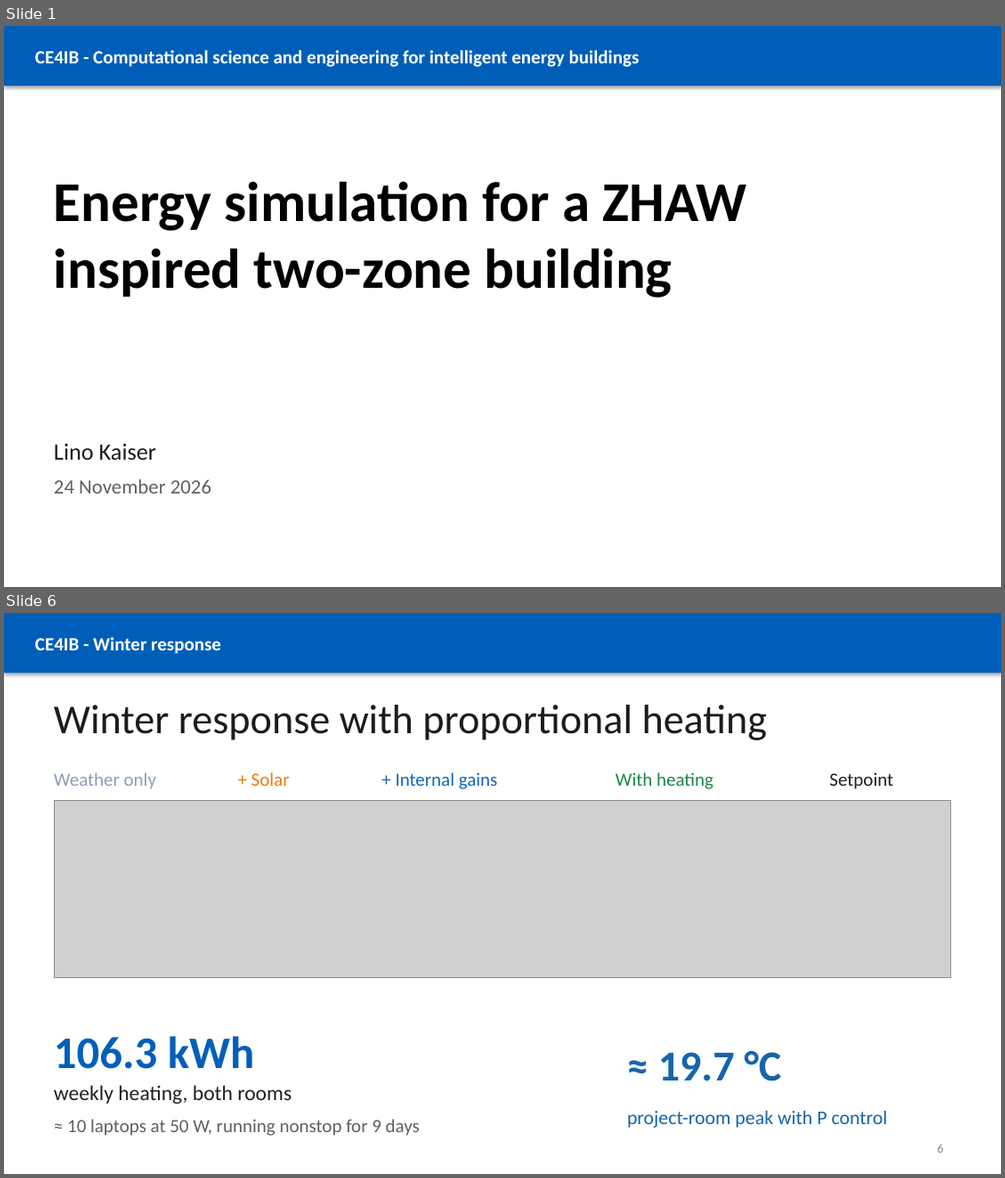
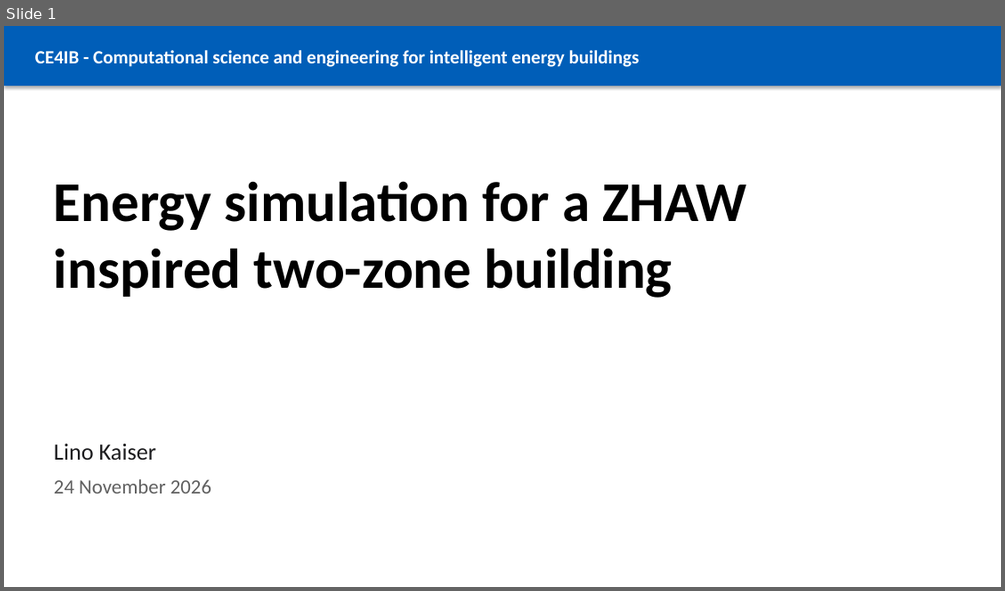
Before and after one commit to linokaiser/CE4IB, a slide deck: presentations/CE4IB_Building_Energy_Simulation.pptx. Shown one above the other, each under a label of ours: slides 1 and 6 before the commit, slide 1 after it; the slides between them are not shown. The pictures are 1005x1178 and 1005x591 pixels, drawn with LibreOffice and Linux fonts; fonts in the diff are those of the drawing; grey boxes stand for pictures. Boxes give left, top, right and bottom in pixels: in the first picture for what was removed or moved away, otherwise in the second. Text is boxed around its words. In the diff, an @@ line names an element or a change of style, - is before the commit and + after.

Commit message:
added p controller, updated präsi

```diff
--- a/presentations/CE4IB_Building_Energy_Simulation.pptx
+++ b/presentations/CE4IB_Building_Energy_Simulation.pptx
@@ slide 6 removed at (4, 613, 1001, 1174), background #FFFFFF @@
@@ rectangle removed at (4, 613, 1001, 673) @@
@@ text removed at (35, 637, 221, 654) @@
-CE4IB - Winter response
@@ title removed at (54, 705, 768, 740) @@
-Winter response with proportional heating
@@ text removed at (54, 772, 156, 789) @@
-Weather only
@@ text removed at (251, 772, 290, 786) @@
-+ Solar
@@ text removed at (396, 772, 498, 789) @@
-+ Internal gains
@@ text removed at (615, 772, 713, 789) @@
-With heating
@@ text removed at (829, 772, 893, 789) @@
-Setpoint
@@ picture removed at (54, 800, 952, 978) @@
@@ text removed at (54, 1036, 255, 1069) @@
-106.3 kWh
@@ text removed at (658, 1050, 782, 1081) @@
-≈ 19.7 °C
@@ text removed at (54, 1085, 291, 1103) @@
-weekly heating, both rooms
@@ text removed at (67, 1119, 420, 1135) @@
-≈ 10 laptops at 50 W, running nonstop for 9 days
@@ text removed at (627, 1111, 888, 1127) @@
-project-room peak with P control
@@ page number removed at (937, 1144, 943, 1152) @@
-6
```
Also in this commit, not shown: 4 slides changed, 3 slides added, 4 other slides removed, 5 other files.
